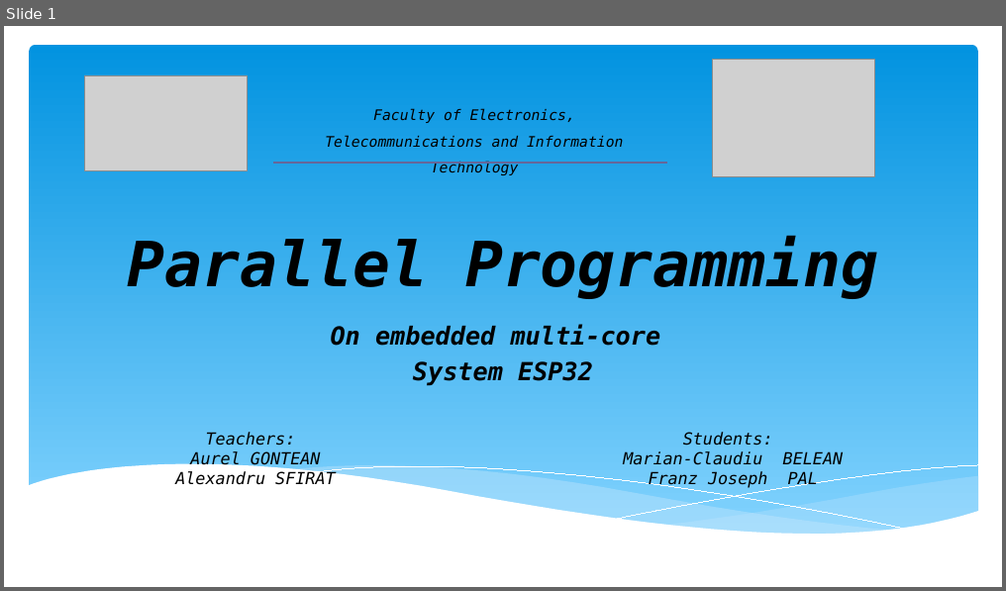
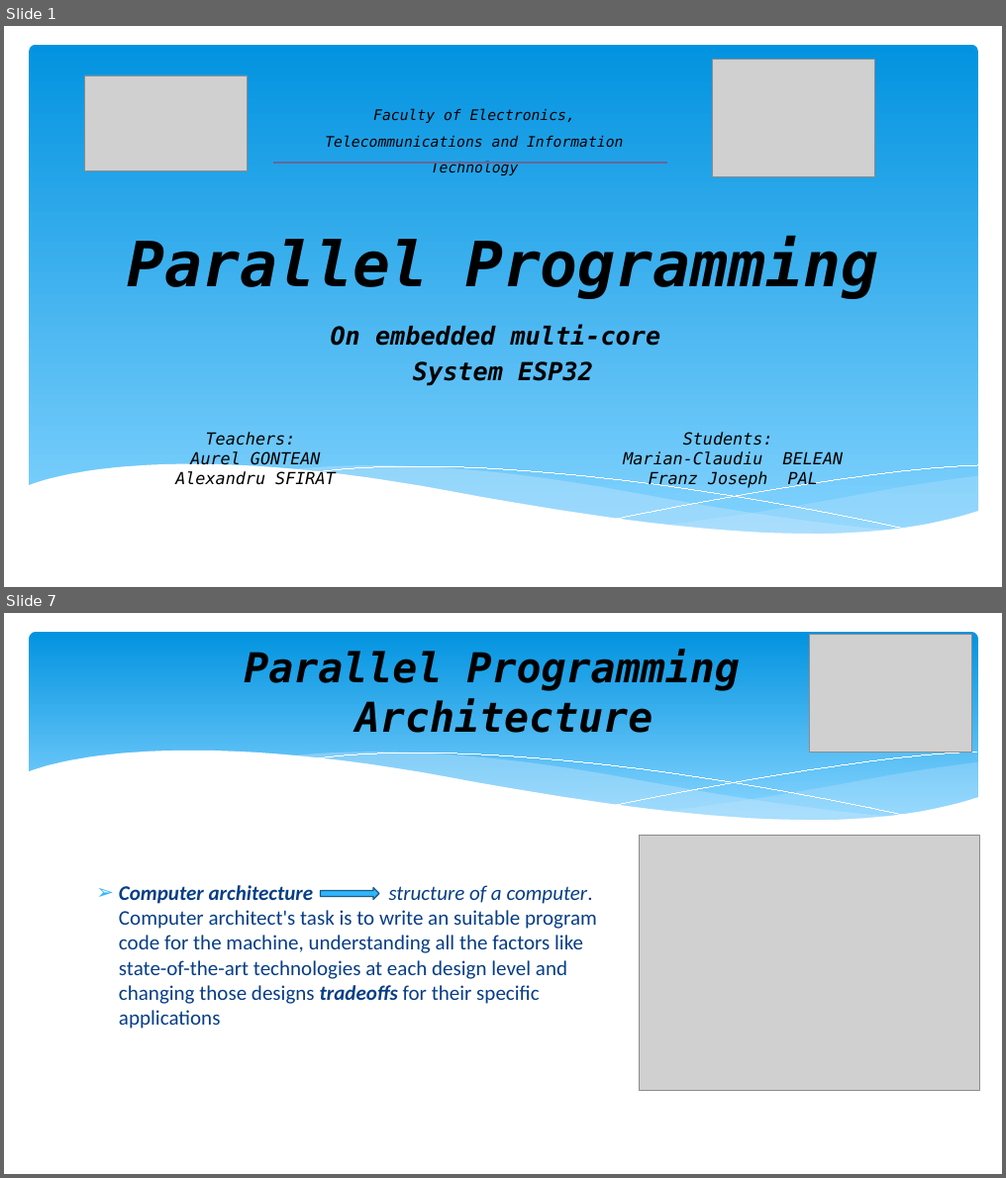
Before and after one commit to josephpal/esp32-ParallelProgramming, a slide deck: presentation/2019-11-05 - Presentation TMP Project.pptx. Shown one above the other, each under a label of ours: slide 1 before the commit, slides 1 and 7 after it; the slides between them are not shown. The pictures are 1006x591 and 1006x1178 pixels, drawn with LibreOffice and Linux fonts; fonts in the diff are those of the drawing; grey boxes stand for pictures. Boxes give left, top, right and bottom in pixels: in the first picture for what was removed or moved away, otherwise in the second. Text is boxed around its words. In the diff, an @@ line names an element or a change of style, - is before the commit and + after.

```diff
--- a/presentation/2019-11-05 - Presentation TMP Project.pptx
+++ b/presentation/2019-11-05 - Presentation TMP Project.pptx
@@ slide 7 added at (4,613,1002,1174), background #FFFFFF @@
@@ rounded rectangle added at (29,632,978,834), fill gradient #0293E0 to #83D3FE @@
@@ picture added at (810,635,972,753) @@
@@ title added at (244,649,740,733), 39.6 pt, text #000000, bold, italic @@
+Parallel Programming
+Architecture
@@ group added at (27,751,979,860): 5 freeform shapes @@
@@ picture added at (639,835,979,1090) @@
@@ text added at (119,885,597,1029), 20 pt, text #073E87 @@
+➢ Computer architecture structure of a computer. Computer architect's task is to write an suitable program code for the machine, understanding all the factors like state-of-the-art technologies at each design level and changing those designs tradeoffs for their specific applications
@@ right arrow added at (321,888,380,900), fill #31B6FD, outline #195F84 1.25 pt @@
```
Also in this commit, not shown: 3 slides changed, 4 other slides added, 4 slides removed, 2 other files.
